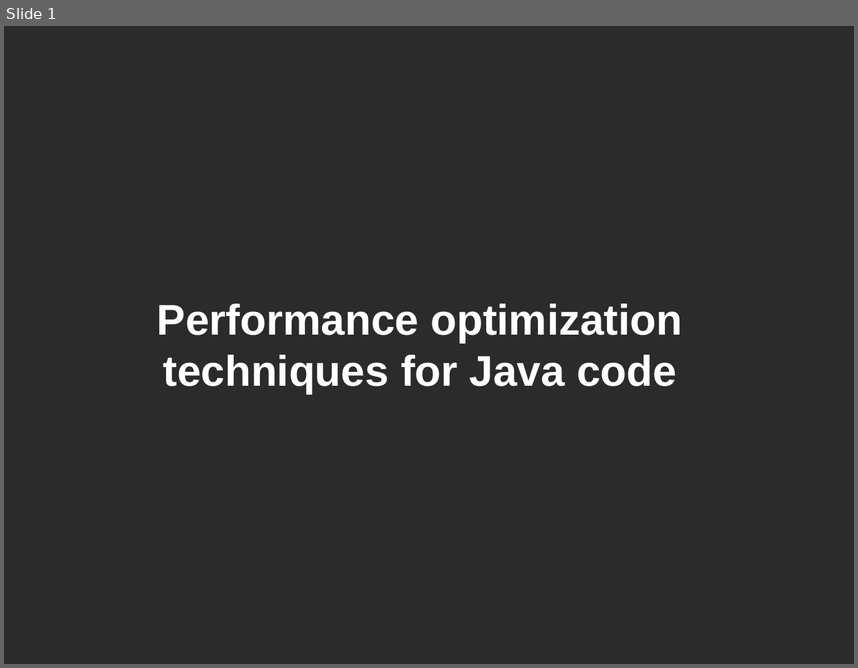
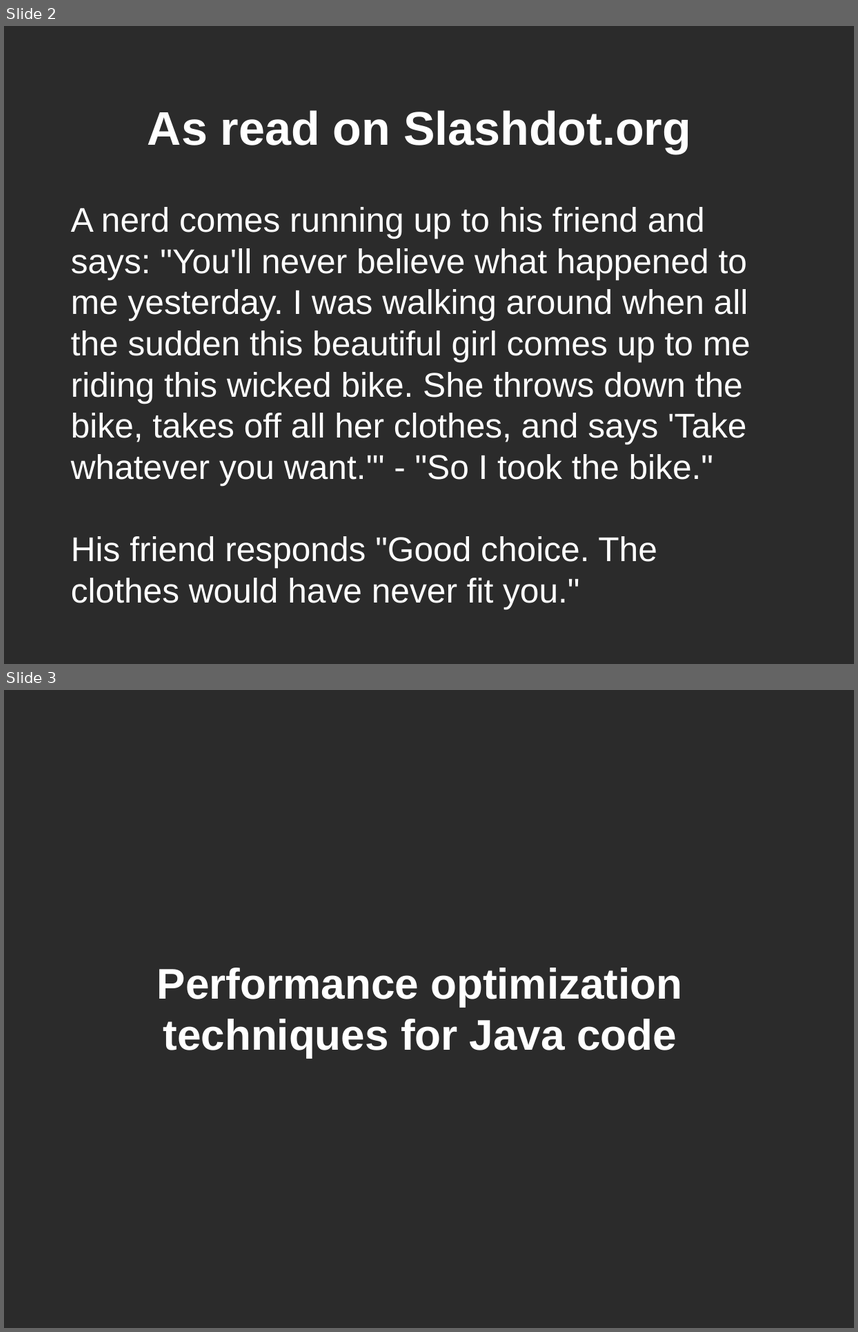
Before and after one commit to weijanlin/hype-free, a slide deck: java-perfopt-201003/java-perf-201003.odp. Shown one above the other, each under a label of ours: slide 1 before the commit, slides 2 and 3 after it. The pictures are 858x668 and 858x1332 pixels, drawn with LibreOffice and Linux fonts; fonts in the diff are those of the drawing; background and template pictures are left out; a plain dark background stands for a picture behind light text. Boxes give left, top, right and bottom in pixels: in the first picture for what was removed or moved away, otherwise in the second. Text is boxed around its words. In the diff, an @@ line names an element or a change of style, - is before the commit and + after.

```diff
--- a/java-perfopt-201003/java-perf-201003.odp
+++ b/java-perfopt-201003/java-perf-201003.odp
@@ slide 2 added at (4,26,854,664), background picture (left out) @@
@@ title added at (148,110,691,153), 44 pt, text #FFFFFF, bold @@
+As read on Slashdot.org
@@ subtitle added at (71,207,751,608), 32 pt, text #FFFFFF @@
+A nerd comes running up to his friend and says: "You'll never believe what happened to me yesterday. I was walking around when all the sudden this beautiful girl comes up to me riding this wicked bike. She throws down the bike, takes off all her clothes, and says 'Take whatever you want.'" - "So I took the bike."
+His friend responds "Good choice. The clothes would have never fit you."
@@ what was slide 1 is now slide 3 @@
```
Also in this commit, not shown: 1 other slide added, 6 other files.
